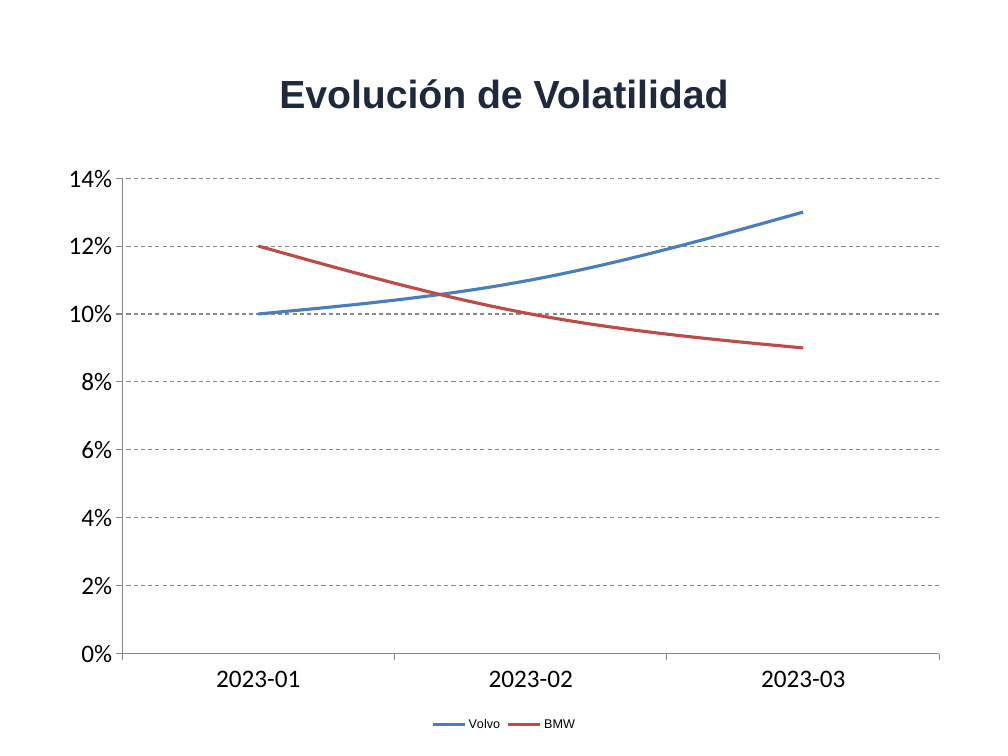
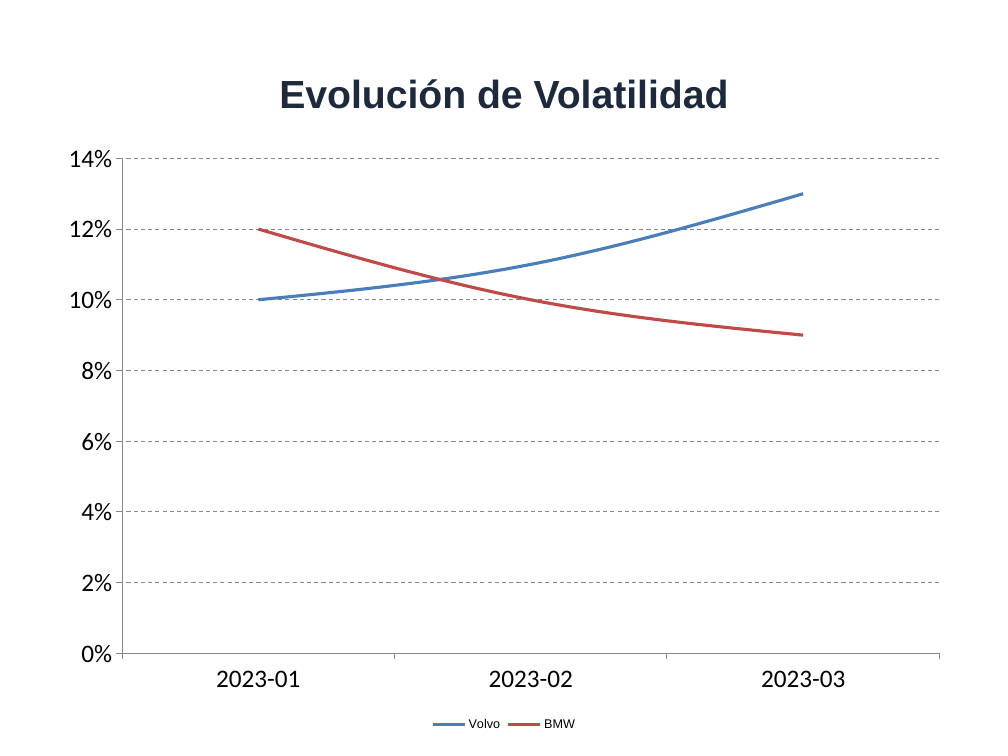
Before and after one commit to GabrielGlezG/PricingEngine, a slide deck: slide 10 of test_output_charts.pptx. Drawn at 1008x756 pixels with LibreOffice and Linux fonts; fonts in the diff are those of the drawing. Boxes give left, top, right and bottom in pixels: in the first picture for what was removed or moved away, otherwise in the second. Text is boxed around its words. In the diff, an @@ line names an element or a change of style, - is before the commit and + after.

Commit message:
feat: Add Python script for programmatic PowerPoint generation, including various slide layouts, tables, and charts.

```diff
--- a/test_output_charts.pptx
+++ b/test_output_charts.pptx
@@ line chart: place and size @@
-line chart at (50, 151, 958, 736)
+line chart at (50, 131, 958, 736)
```
Also in this commit, not shown: 3 other slides changed, 1 other file.
